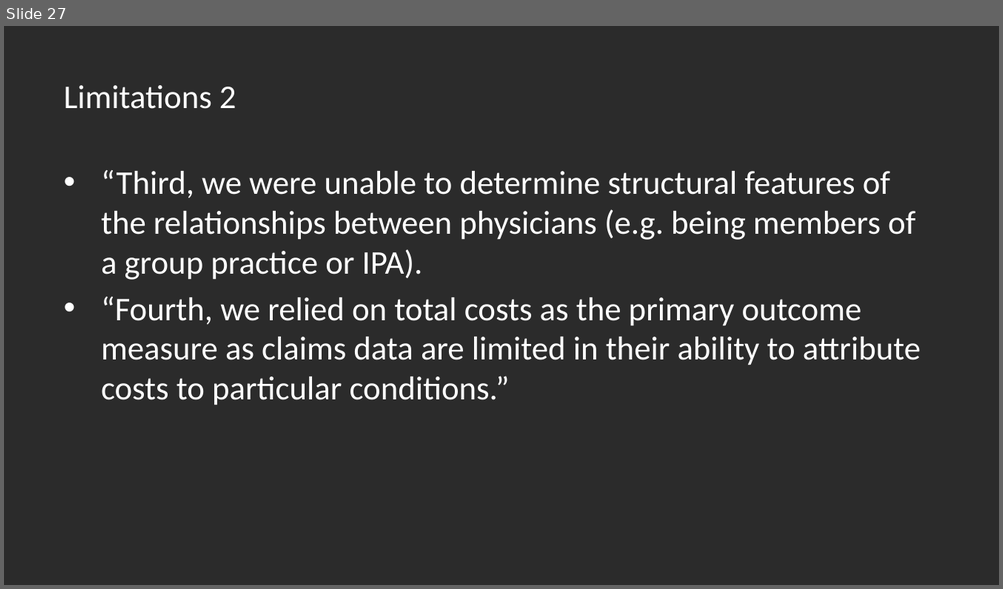
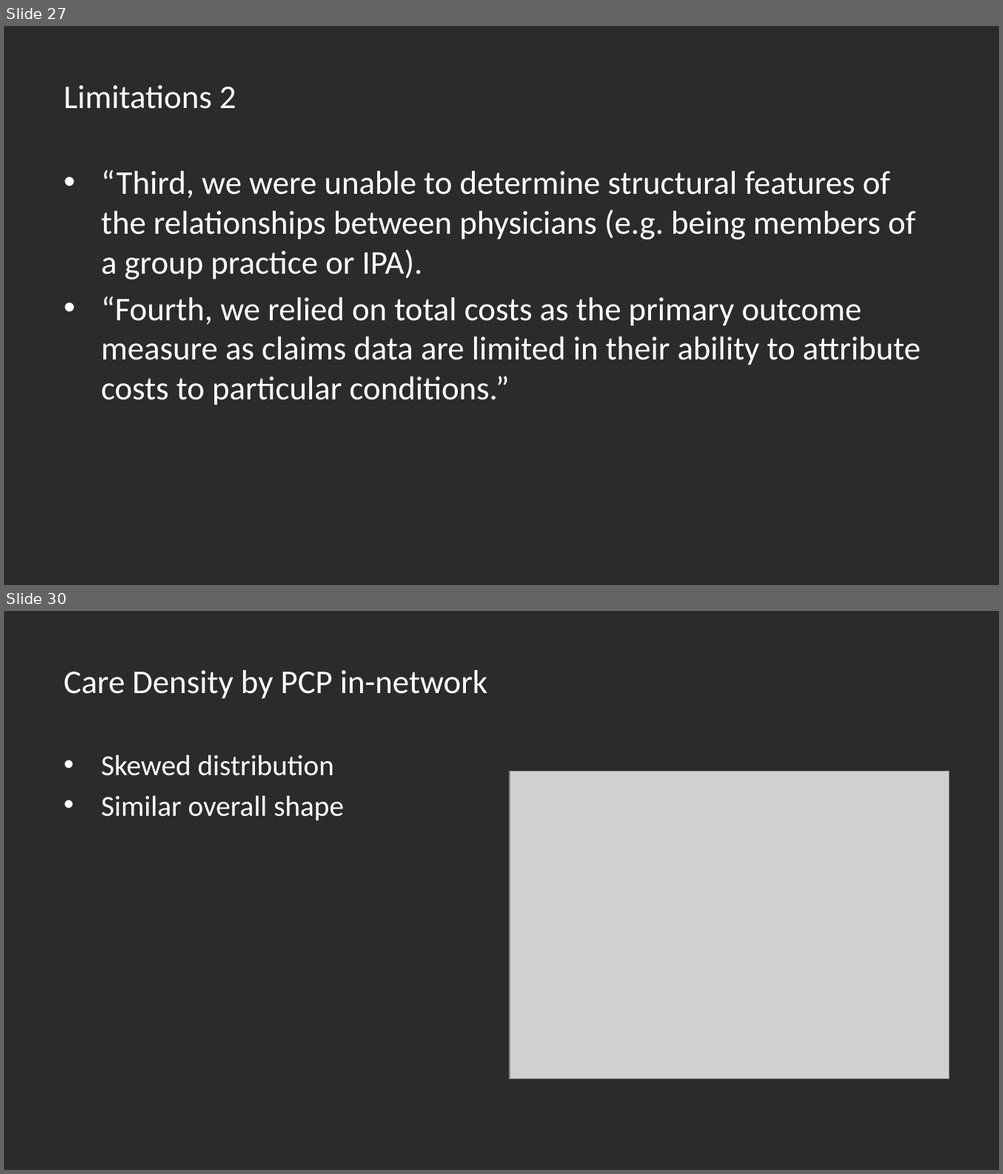
Before and after one commit to thadryanjs/presentations, a slide deck: Rotation1/Rotation1.pptx. Shown one above the other, each under a label of ours: slide 27 before the commit, slides 27 and 30 after it; the slides between them are not shown. The pictures are 1003x589 and 1003x1174 pixels, drawn with LibreOffice and Linux fonts; fonts in the diff are those of the drawing; grey boxes stand for pictures; background and template pictures are left out; a plain dark background stands for a picture behind light text. Boxes give left, top, right and bottom in pixels: in the first picture for what was removed or moved away, otherwise in the second. Text is boxed around its words. In the diff, an @@ line names an element or a change of style, - is before the commit and + after.

```diff
--- a/Rotation1/Rotation1.pptx
+++ b/Rotation1/Rotation1.pptx
@@ slide 30 added at (4, 611, 999, 1170), background picture (left out) @@
@@ title added at (64, 670, 487, 699), 24 pt, text #FFFFFF @@
+Care Density by PCP in-network
@@ text added at (101, 755, 344, 821), 21 pt, text #FFFFFF @@
+• Skewed distribution
+• Similar overall shape
@@ picture added at (509, 771, 949, 1079) @@
```
Also in this commit, not shown: 2 slides changed, 5 other slides added, 1 other file.
